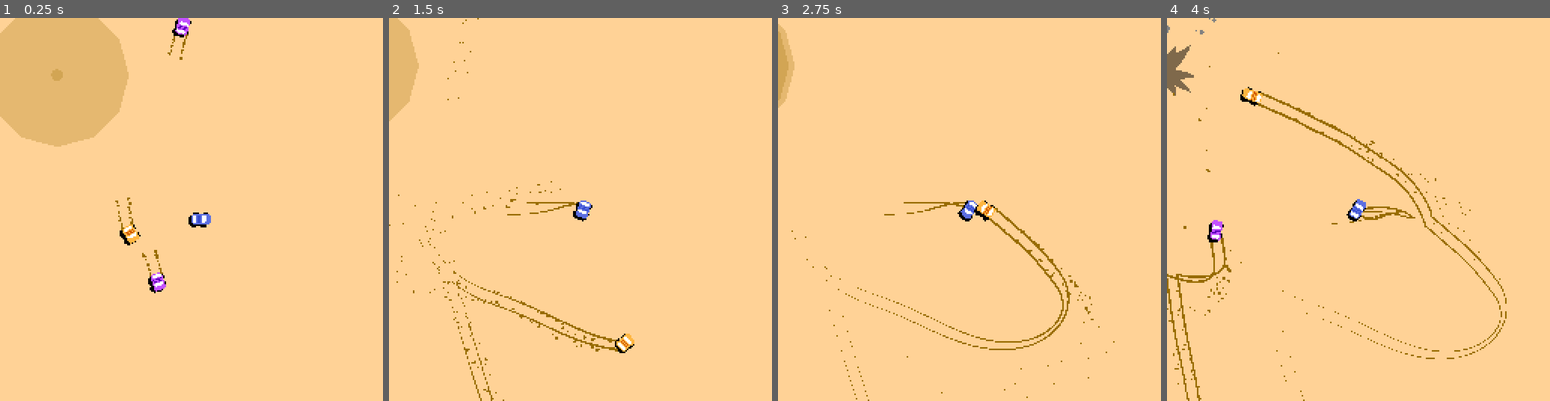
Above: before the commit, frames 1-4 (left to right).
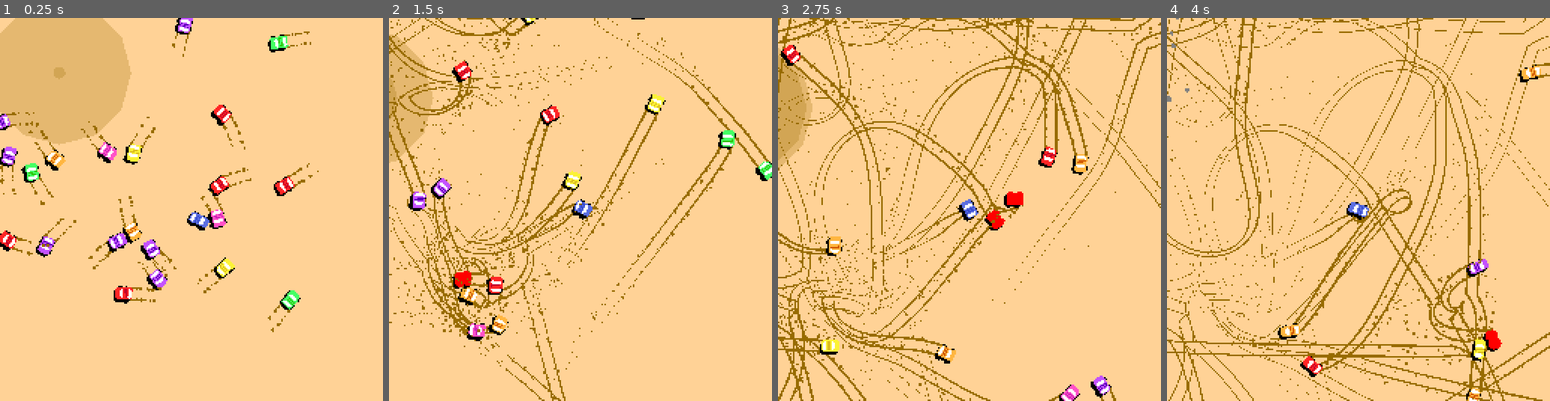
Above: after the commit, the same moments.

Repository: Ayabee527/mini-jam-164-destruction
Game: Godot game, scene res://main/main.tscn
Same seed, same stepped clock (60 frames per second), same inputs: the game is played once before the commit and once after it.
Inputs (mouse positions are in pixels of both pictures, inside the frame that each line leads up to):
- Up to frame 1 (0.25 s): no input
- Up to frame 2 (1.5 s): tap Enter at 0.5 s; move the mouse to (664, 190) at 0.52 s; hold D (turn_right) 0.53-1.25 s; tap Space (dash) at 0.6 s; click (664, 190) at 0.67 s; drag from (503, 228) to (588, 209) at 1.27 s
- Up to frame 3 (2.75 s): move the mouse to (1007, 125) at 2.02 s; hold D (turn_right) from 2.03 s (still down); tap Delete at 2.1 s
- Up to frame 4 (4 s): release D (turn_right) at 2.75 s; drag from (1339, 286) to (1369, 201) at 2.77 s; move the mouse to (1473, 266) at 3.52 s; hold A (turn_left) from 3.53 s (still down); tap Enter at 3.6 s

The runs differ from the first frame. In frame 1, 5.4% of the frame differs, in the area x 0-84%, y 0-83%; in frame 2, 12%; in frame 3, 14%, in the area x 0-100%, y 0-100%; in frame 4, 14%.

Commit message:
speed loss on hurt

Diff:
--- a/game/enemies/car/enemy_car.gd
+++ b/game/enemies/car/enemy_car.gd
@@ -55,6 +55,7 @@
 	#print(new_health)
 	hurt_player.play("hurt")
 	hurt_sound.play()
+	linear_velocity *= 0.5
 
 	if health.get_health_percent() <= 0.25:
 		smoke_particles.emitting = true
--- a/game/main/main.gd
+++ b/game/main/main.gd
@@ -3,7 +3,7 @@
 const ENEMY_CAR = preload("res://enemies/car/enemy_car.tscn")
 
 func _ready() -> void:
-	for i: int in range(5):
+	for i: int in range(50):
 		var car = ENEMY_CAR.instantiate()
 		car.global_position = Vector2(
 			randf_range(-224, 224),
--- a/game/player/player.gd
+++ b/game/player/player.gd
@@ -66,6 +66,7 @@
 	MainCam.shake(5 * amount, 10, 5)
 	hurt_player.play("hurt")
 	hurt_sound.play()
+	linear_velocity *= 0.5
 
 	if health.get_health_percent() <= 0.25:
 		smoke_particles.emitting = true
Not shown: 2 places in game/enemies/car/enemy_car.tscn that only renumber resources
Not shown: 2 places in game/player/player.tscn that only renumber resources
